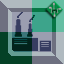
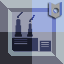
Revision of a layered 64 x 64 image; what changed, layer by layer:
added layer "Layer 16" above "Layer 15" over [left=49, top=2, right=62, bottom=18]
hid "Layer 14" over [left=46, top=1, right=63, bottom=18]
painted on "Layer 6" over [left=0, top=0, right=64, bottom=64]
